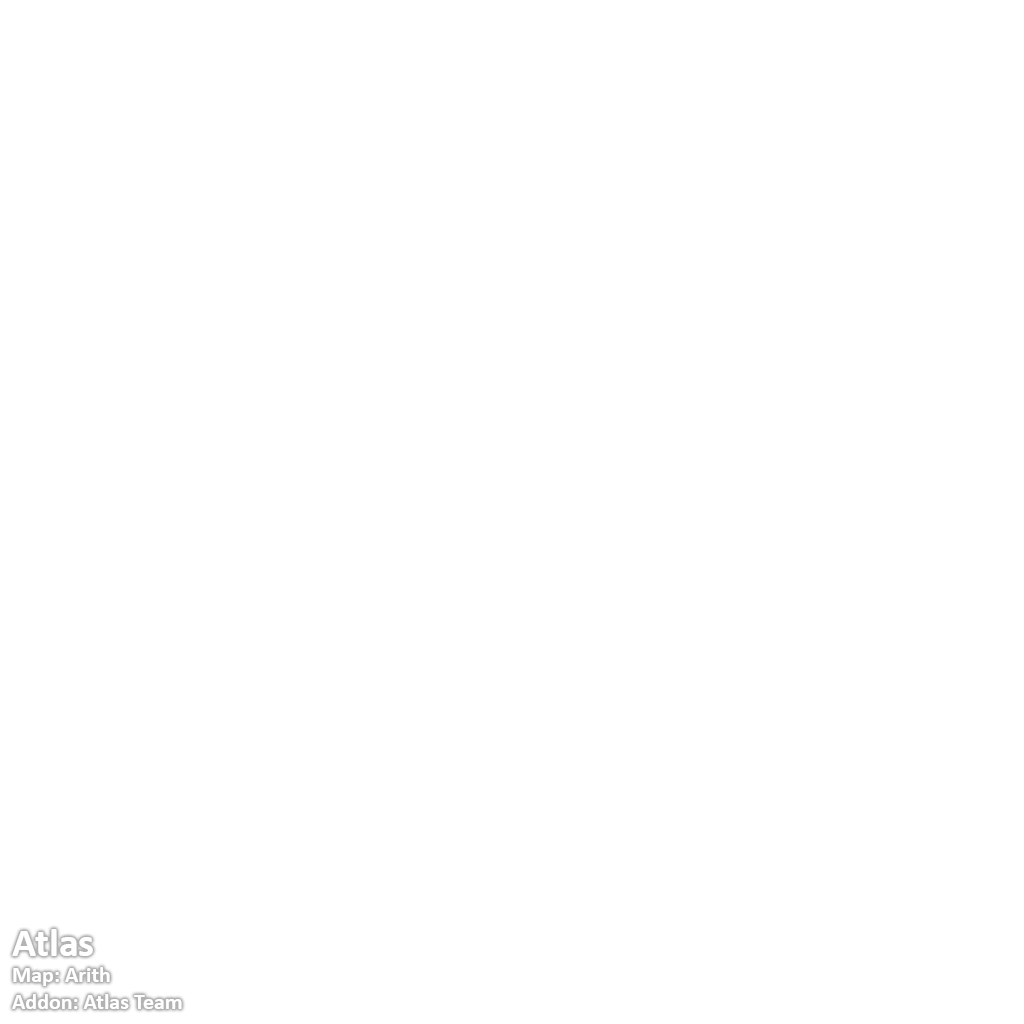
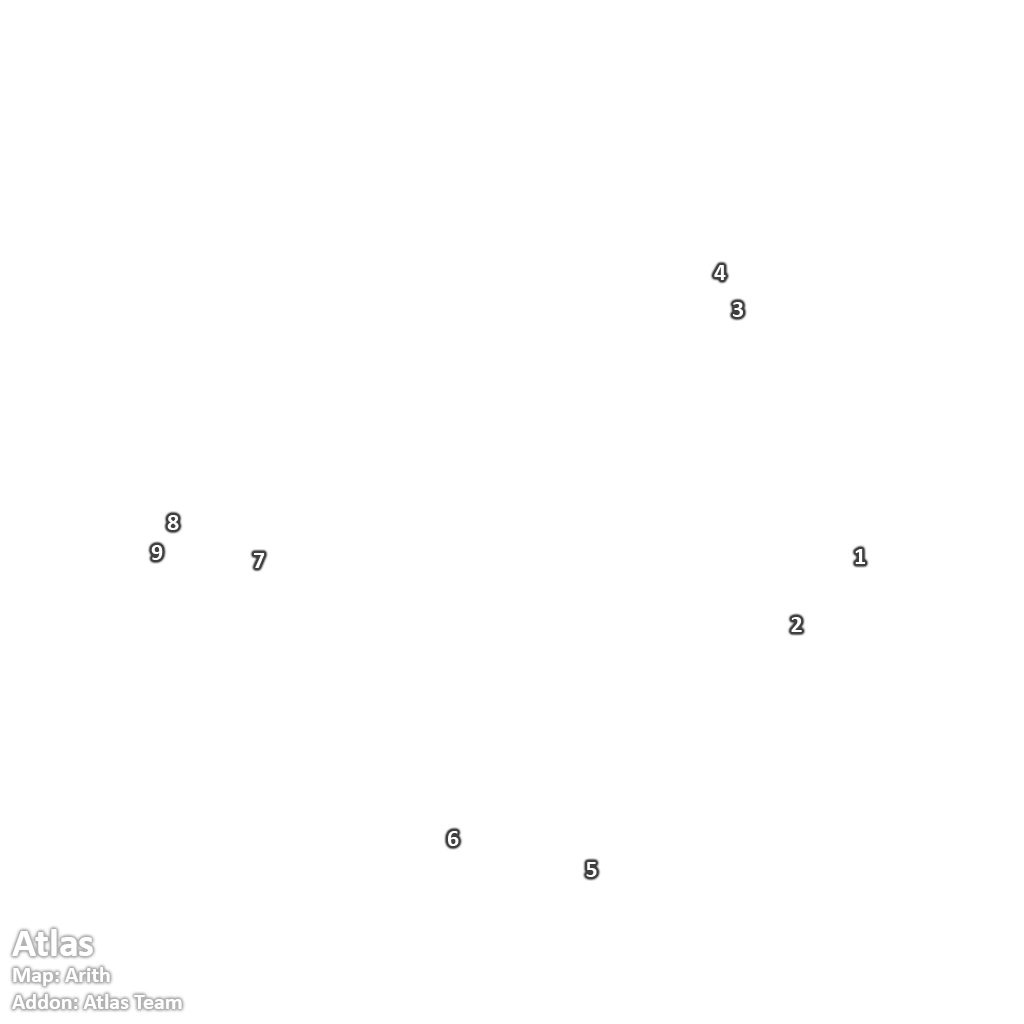
Layered file, before and after one edit (1024x1024). Changes by layer:
showed group "Group 1" (12 layers) over <box>151,261,869,877</box>
painted on "9" over <box>151,511,268,560</box>
painted on "8" over <box>167,513,183,530</box>
painted on "7" over <box>254,553,268,572</box>
painted on "6" over <box>448,827,463,846</box>
painted on "5" over <box>586,858,601,877</box>
painted on "4" over <box>710,265,726,284</box>
painted on "3" over <box>733,302,747,321</box>
added layer "2" (2nd of 2, in "Group 1") in group "Group 1" over <box>791,617,802,632</box>
painted on "1" over <box>851,549,865,568</box>
